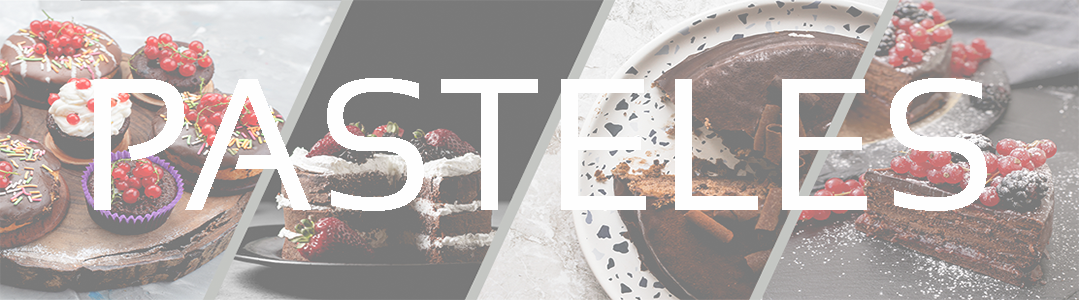
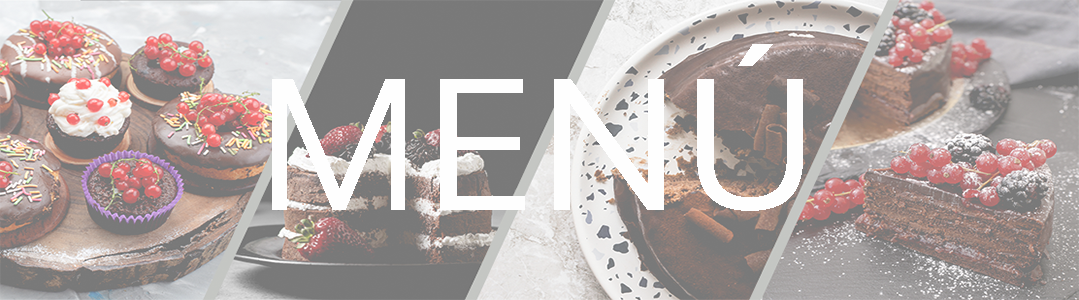
Two versions of the same layered image (1079x300). Layer-by-layer changes:
renamed "PASTELES" to "MENÚ", painted on it over [94, 44, 987, 211]
